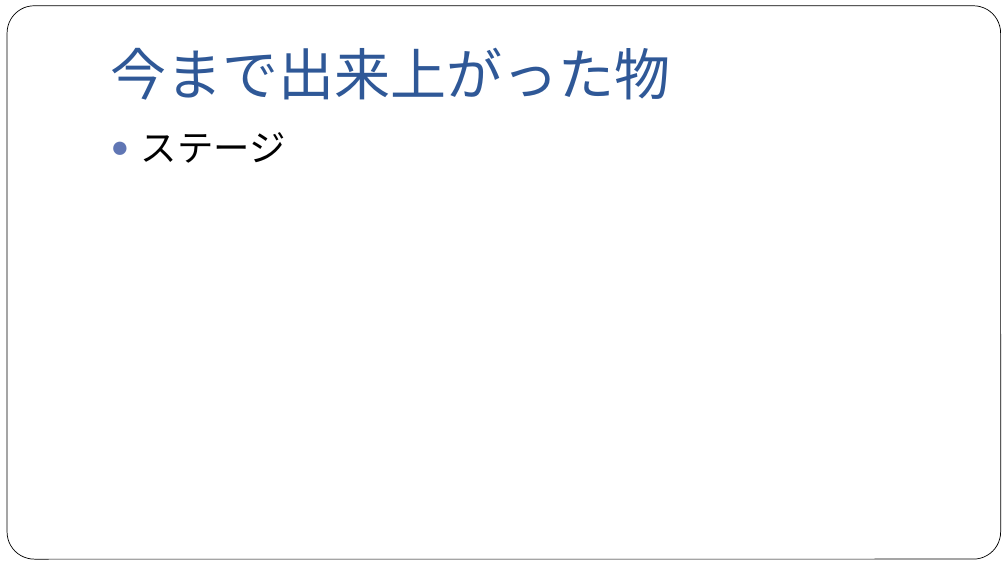
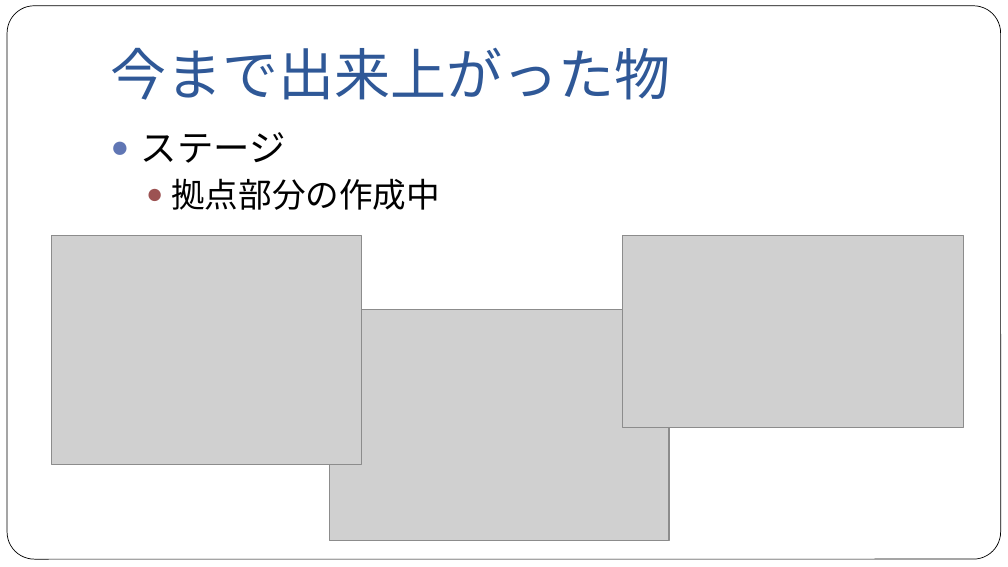
Before and after one commit to NyamLand/VSRPG, a slide deck: slide 26 of 仕様/プレゼンテーション/第一回発表.pptx (slide 20 before the commit). Drawn at 1008x567 pixels with LibreOffice and Linux fonts; fonts in the diff are those of the drawing; grey boxes stand for pictures. Boxes give left, top, right and bottom in pixels: in the first picture for what was removed or moved away, otherwise in the second. Text is boxed around its words. In the diff, an @@ line names an element or a change of style, - is before the commit and + after.

```diff
--- a/仕様/プレゼンテーション/第一回発表.pptx
+++ b/仕様/プレゼンテーション/第一回発表.pptx
@@ text at [171,178,440,210]: paragraph added @@
+  ● 拠点部分の作成中
@@ picture added at [51,236,361,465] @@
@@ picture added at [622,236,964,427] @@
@@ picture added at [330,309,669,541] @@
```
Also in this commit, not shown: 13 other slides changed, 7 slides added, 1 slide removed, 12 other files.
